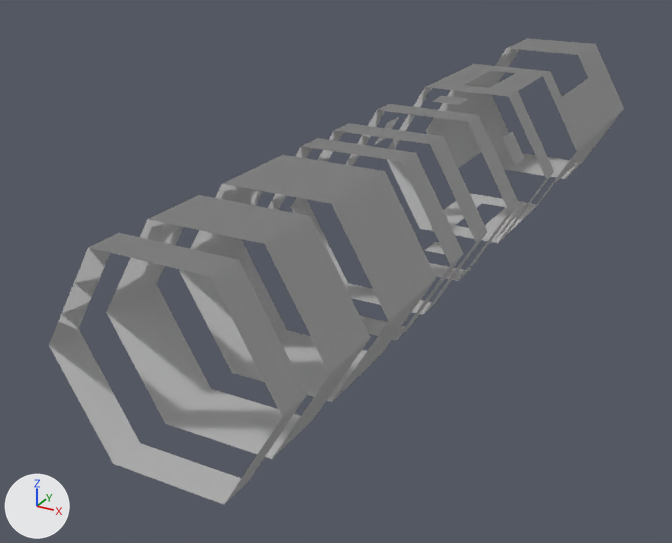
What one commit did to the OBJ model Dependencies/model/map/27.obj.
Camera for both pictures: a 50 mm lens placed at (40.4, -96.1, 84.8), pointed at (-7.7, -8.7, 41.1). Lighting does not change. The marker at lower left points along +X, +Y and +Z. Where no turn or scale is listed for an object, it has been applied to the vertices.

The scene before the commit, as lines of its bpy script (objects in view):
```python
me_cylinder001 = bpy.data.meshes.new('Cylinder001')
me_cylinder001.from_pydata(...)  # 484 vertices, 302 faces; spans x -10.8..10.8, y -50.0..50.0, z 40.6..59.4
me_cylinder001.materials.append(mat_base_wire_184155229)  # white #e7e7e7
ob_cylinder001 = bpy.data.objects.new('Cylinder001', me_cylinder001)
ob_cylinder001.location = (0.0, 0.0, 0.0)
```
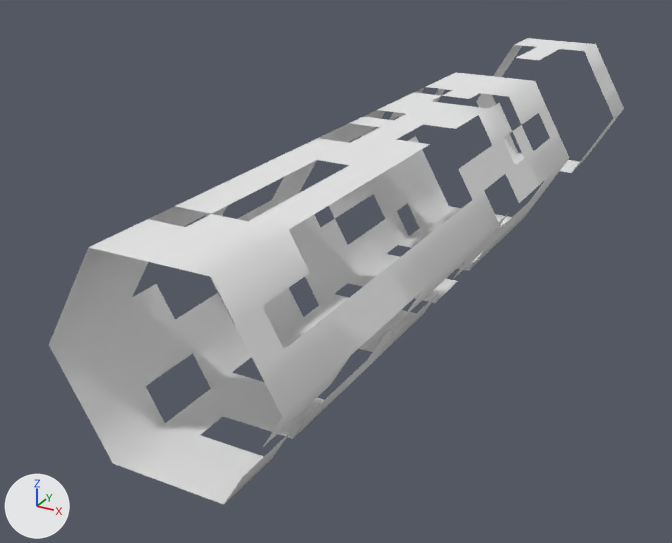
The newer file is also turned or shifted as a whole; pictures and numbers use the older file's frame.

Edits to the bpy script that builds the scene:
```text
Change me_cylinder001:
    used by ob_cylinder001; location = (0.0, 0.0, 0.0)
    remove me_cylinder001.from_pydata(...)  # 484 vertices, 302 faces; spans x -10.8..10.8, y -50.0..50.0, z 40.6..59.4
    add me_cylinder001.from_pydata(...)  # 440 vertices, 588 faces; spans x -10.8..10.8, y -50.0..50.0, z 40.6..59.4
    me_cylinder001 part 1: 2 vertices moved from x -5.4..5.4, y 23.3, z 40.6..59.4 to x -7.3..7.3, y 20.0, z 43.8..56.2; 80 vertices removed from x -10.8..10.8, y 23.3..40.0, z 40.6..59.4; 22 vertices added at x -10.8..10.8, y 16.7..36.7, z 43.8..59.4
    me_cylinder001 part 2: 13 vertices removed from x -9.0..7.3, y -36.7..-10.0, z 53.2..59.4; 29 vertices added at x -10.8..10.8, y -6.7..6.7, z 40.6..59.4
    me_cylinder001 part 3: 2 vertices removed from x 9.0, y -36.7..-33.3, z 46.8
    me_cylinder001 part 4: the surface is now shaded flat
```

Changed parts and their boxes (x1, y1, x2, y2) in the pictures (672 x 543 px):
'Cylinder001', reshaped
    before: (49, 38, 624, 505)
    after: (49, 38, 624, 504)
part 1 of me_cylinder001, cut back
    before: (426, 45, 613, 219)
    after: (402, 51, 569, 225)
part 2 of me_cylinder001, built on
    before: (133, 132, 473, 313)
    after: (321, 87, 546, 303)
part 3 of me_cylinder001, deleted
    before: (313, 307, 405, 410)
